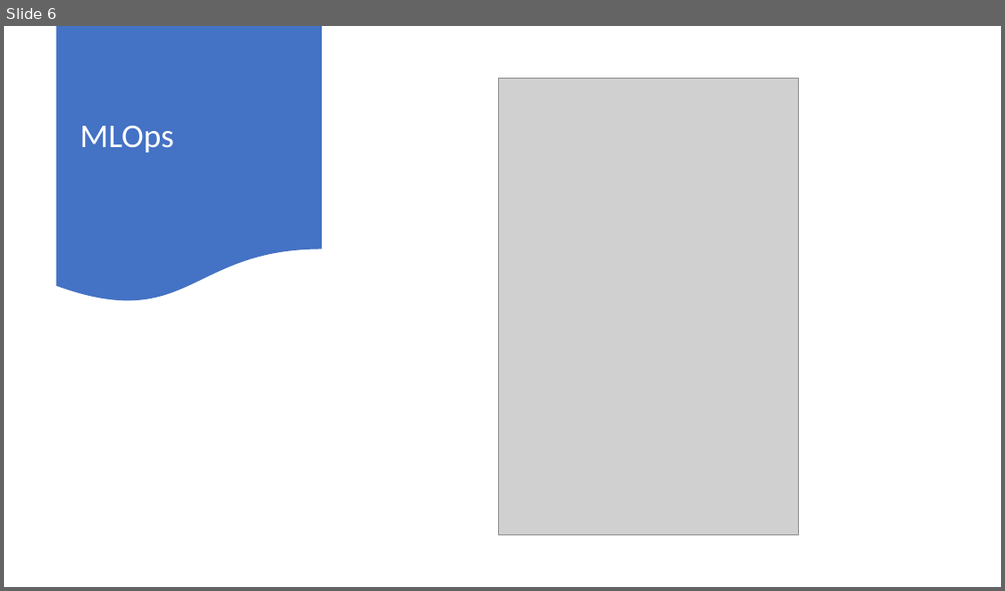
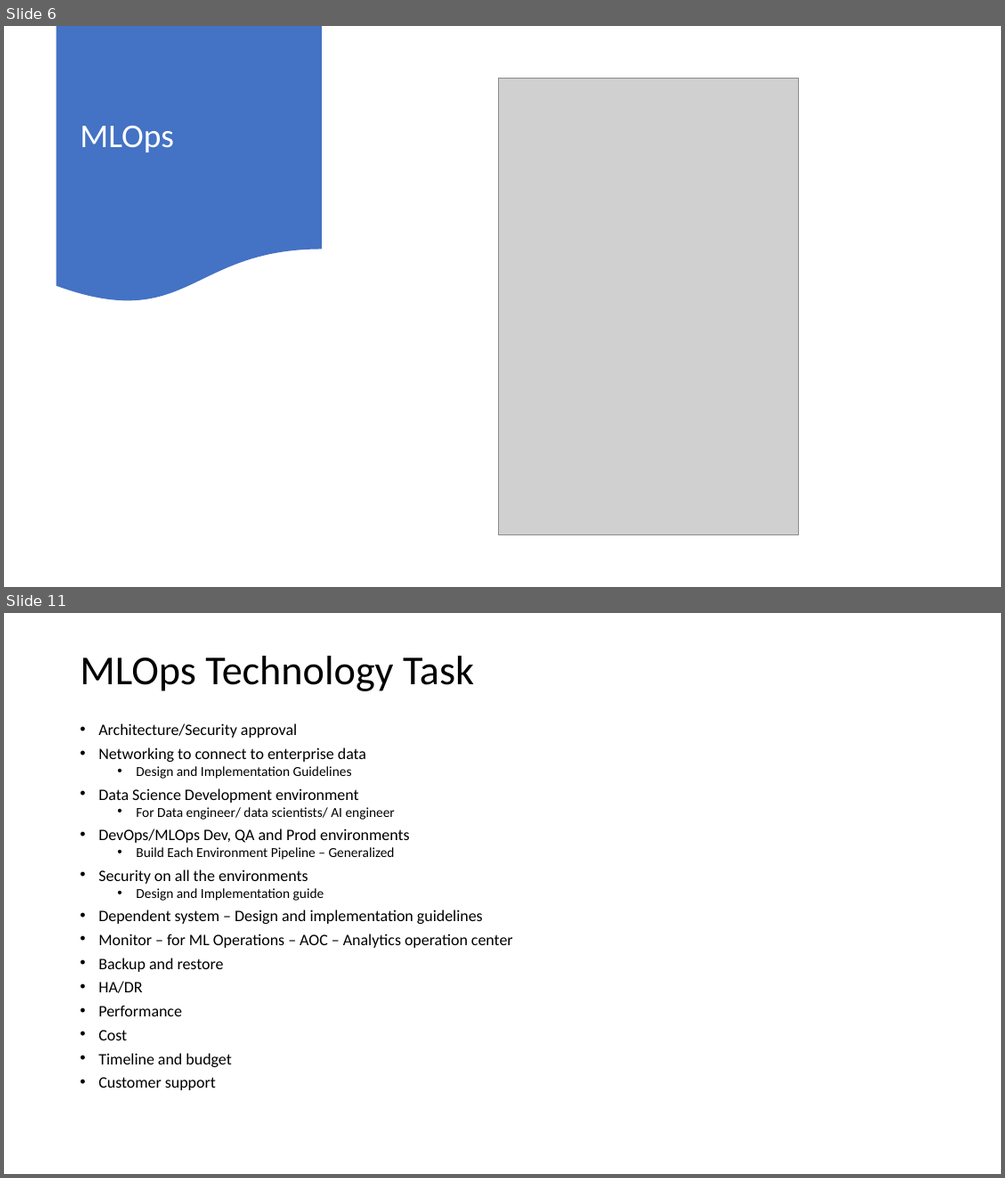
Before and after one commit to memasanz/AMLHackathonWithMLOps, a slide deck: Architecture/Simplify MLOps for Everyone.pptx. Shown one above the other, each under a label of ours: slide 6 before the commit, slides 6 and 11 after it; the slides between them are not shown. The pictures are 1005x591 and 1005x1178 pixels, drawn with LibreOffice and Linux fonts; fonts in the diff are those of the drawing; grey boxes stand for pictures. Boxes give left, top, right and bottom in pixels: in the first picture for what was removed or moved away, otherwise in the second. Text is boxed around its words. In the diff, an @@ line names an element or a change of style, - is before the commit and + after.

```diff
--- a/Architecture/Simplify MLOps for Everyone.pptx
+++ b/Architecture/Simplify MLOps for Everyone.pptx
@@ slide 11 added at (x1=4, y1=613, x2=1001, y2=1174), background #FFFFFF @@
@@ title added at (x1=80, y1=656, x2=474, y2=691), 39.6 pt, text #000000 @@
+MLOps Technology Task
@@ text added at (x1=98, y1=723, x2=513, y2=1090), 15.4 pt, text #000000 @@
+• Architecture/Security approval
+• Networking to connect to enterprise data
+  • Design and Implementation Guidelines
+• Data Science Development environment
+  • For Data engineer/ data scientists/ AI engineer
+• DevOps/MLOps Dev, QA and Prod environments
+  • Build Each Environment Pipeline – Generalized
+• Security on all the environments
+  • Design and Implementation guide
+• Dependent system – Design and implementation guidelines
+• Monitor – for ML Operations – AOC – Analytics operation center
+• Backup and restore
+• HA/DR
+• Performance
+• Cost
+• Timeline and budget
+• Customer support
```
Also in this commit, not shown: 7 other slides added.
